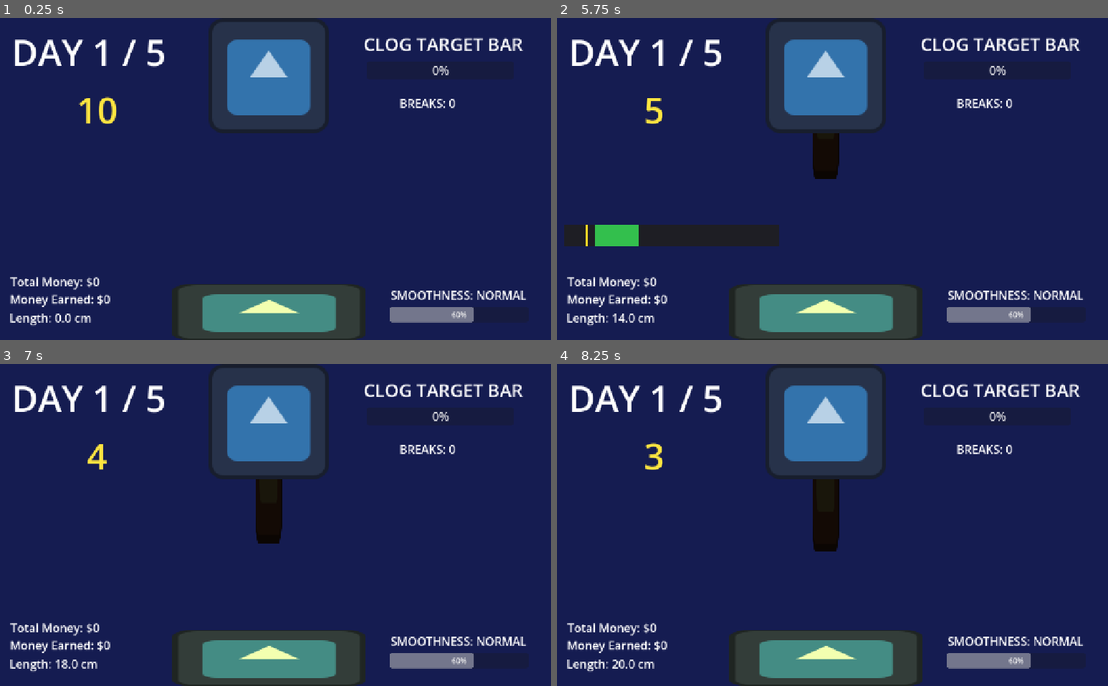
Above: before the commit, frames 1-4 (two rows, left to right).
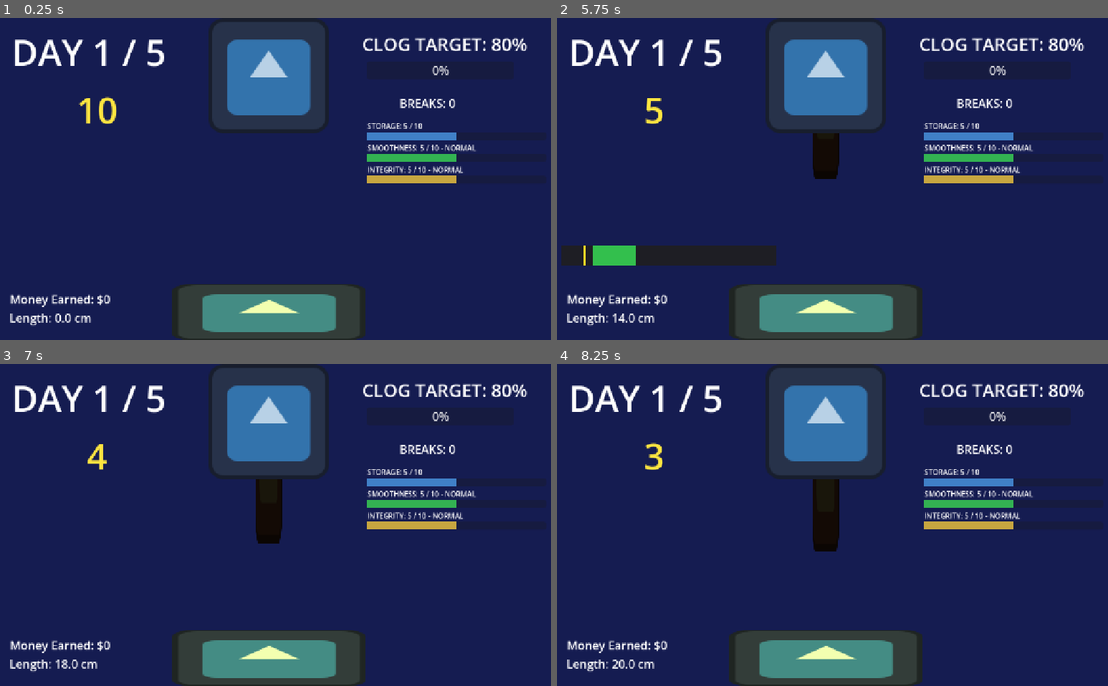
Above: after the commit, the same moments.

Repository: SaltedFishyy/GMTK-game-jam
Game: Godot game, scene res://scenes/toilet.tscn
The game is run twice, just before and just after one commit, with the same random seed, the same clock (stepped at 60 frames per second) and the same inputs. The engine's default icon, where the game draws it, is replaced by a stand-in: a white triangle on a blue panel in a dark square.
Inputs (mouse positions are in pixels of both pictures, inside the frame that each line leads up to):
- Up to frame 1 (0.25 s): no input
- Up to frame 2 (5.75 s): tap Enter at 0.5, 2, 4.25 s; move the mouse to (970, 162) at 0.52 s; click (970, 162) at 0.67 s; tap Space at 0.77, 1.25, 1.52, 3.02, 3.5, 3.77, 4.52, 5 s; move the mouse to (727, 195) at 1.27 s; click (727, 195) at 1.42 s; move the mouse to (898, 108) at 2.02 s; click (898, 108) at 2.17 s; move the mouse to (815, 243) at 2.77 s; click (815, 243) at 2.92 s; move the mouse to (1014, 227) at 3.52 s; click (1014, 227) at 3.67 s; move the mouse to (672, 130) at 4.27 s; click (672, 130) at 4.42 s; move the mouse to (871, 179) at 5.02 s; click (871, 179) at 5.17 s
- Up to frame 3 (7 s): move the mouse to (198, 444) at 5.77 s; click (198, 444) at 5.92 s; tap Space at 6.02, 6.77 s; move the mouse to (413, 508) at 6.52 s; click (413, 508) at 6.67 s
- Up to frame 4 (8.25 s): move the mouse to (727, 541) at 7.27 s; click (727, 541) at 7.42 s; tap Space at 7.52 s; move the mouse to (898, 454) at 8.02 s; click (898, 454) at 8.17 s

The runs differ from the first frame. In frame 1, 4.0% of the frame differs, in the area x 1-96%, y 6-95%; in frame 2, 8.8%, in the area x 0-96%, y 6-95%; in frame 3, 4.0%; in frame 4, 4.0%.

Commit message:
codes cleaned

Diff:
--- /dev/null
+++ b/gamejam/scenes/components/stats_hud.tscn
@@ -0,0 +1,91 @@
+[gd_scene load_steps=5 format=3]
+
+[ext_resource type="Script" path="res://scripts/components/stats_hud.gd" id="1_script"]
+
+[sub_resource type="StyleBoxFlat" id="StyleStorage"]
+bg_color = Color(0.25, 0.5, 0.78, 1)
+
+[sub_resource type="StyleBoxFlat" id="StyleSmoothness"]
+bg_color = Color(0.2, 0.7, 0.32, 1)
+
+[sub_resource type="StyleBoxFlat" id="StyleIntegrity"]
+bg_color = Color(0.78, 0.65, 0.25, 1)
+
+[node name="StatsHUD" type="Control"]
+custom_minimum_size = Vector2(400, 150)
+layout_mode = 3
+anchors_preset = 0
+offset_right = 400.0
+offset_bottom = 150.0
+mouse_filter = 2
+script = ExtResource("1_script")
+
+[node name="StatsContainer" type="VBoxContainer" parent="."]
+layout_mode = 1
+anchors_preset = 15
+anchor_right = 1.0
+anchor_bottom = 1.0
+grow_horizontal = 2
+grow_vertical = 2
+mouse_filter = 2
+theme_override_constants/separation = 6
+
+[node name="StorageGroup" type="VBoxContainer" parent="StatsContainer"]
+layout_mode = 2
+mouse_filter = 2
+theme_override_constants/separation = 2
+
+[node name="StorageLabel" type="Label" parent="StatsContainer/StorageGroup"]
+layout_mode = 2
+mouse_filter = 2
+theme_override_font_sizes/font_size = 16
+text = "STORAGE: 5 / 10"
+
+[node name="StorageBar" type="ProgressBar" parent="StatsContainer/StorageGroup"]
+custom_minimum_size = Vector2(0, 18)
+layout_mode = 2
+mouse_filter = 2
+max_value = 10.0
+value = 5.0
+show_percentage = false
+theme_override_styles/fill = SubResource("StyleStorage")
+
+[node name="SmoothnessGroup" type="VBoxContainer" parent="StatsContainer"]
+layout_mode = 2
+mouse_filter = 2
+theme_override_constants/separation = 2
+
+[node name="SmoothnessLabel" type="Label" parent="StatsContainer/SmoothnessGroup"]
+layout_mode = 2
+mouse_filter = 2
+theme_override_font_sizes/font_size = 16
+text = "SMOOTHNESS: 5 / 10 - NORMAL"
+
+[node name="SmoothnessBar" type="ProgressBar" parent="StatsContainer/SmoothnessGroup"]
+custom_minimum_size = Vector2(0, 18)
+layout_mode = 2
+mouse_filter = 2
+max_value = 10.0
+value = 5.0
+show_percentage = false
+theme_override_styles/fill = SubResource("StyleSmoothness")
+
+[node name="IntegrityGroup" type="VBoxContainer" parent="StatsContainer"]
+layout_mode = 2
+mouse_filter = 2
+theme_override_constants/separation = 2
+
+[node name="IntegrityLabel" type="Label" parent="StatsContainer/IntegrityGroup"]
+layout_mode = 2
+mouse_filter = 2
+theme_override_font_sizes/font_size = 16
+text = "INTEGRITY: 5 / 10 - NORMAL"
+
+[node name="IntegrityBar" type="ProgressBar" parent="StatsContainer/IntegrityGroup"]
+custom_minimum_size = Vector2(0, 18)
+layout_mode = 2
+mouse_filter = 2
+max_value = 10.0
+value = 5.0
+show_percentage = false
+theme_override_styles/fill = SubResource("StyleIntegrity")
--- a/gamejam/scenes/shop.tscn
+++ b/gamejam/scenes/shop.tscn
@@ -2,6 +2,7 @@
 
 [ext_resource type="Script" uid="uid://pt8lg13rh1c3" path="res://scripts/shop.gd" id="1_script"]
 [ext_resource type="Texture2D" uid="uid://bumh5if4xovdf" path="res://icon.svg" id="2_icon"]
+[ext_resource type="PackedScene" path="res://scenes/components/stats_hud.tscn" id="3_stats"]
 
 [node name="Shop" type="Control" unique_id=961482817]
 layout_mode = 3
@@ -118,6 +119,13 @@
 disabled = true
 text = "COMING SOON"
 
+[node name="StatsHUD" parent="." instance=ExtResource("3_stats")]
+layout_mode = 0
+offset_left = 550.0
+offset_top = 565.0
+offset_right = 950.0
+offset_bottom = 715.0
+
 [node name="NextDayButton" type="Button" parent="." unique_id=982280668]
 layout_mode = 0
 offset_left = 980.0
--- a/gamejam/scenes/toilet.tscn
+++ b/gamejam/scenes/toilet.tscn
@@ -3,6 +3,7 @@
 [ext_resource type="Script" uid="uid://b4nx4pyp6hjcl" path="res://scripts/toilet.gd" id="1_script"]
 [ext_resource type="Texture2D" uid="uid://bumh5if4xovdf" path="res://icon.svg" id="2_icon"]
 [ext_resource type="PackedScene" uid="uid://cnsex2x0g0mh8" path="res://scenes/components/qte_bar.tscn" id="3_qte"]
+[ext_resource type="PackedScene" path="res://scenes/components/stats_hud.tscn" id="4_stats"]
 
 [node name="Toilet" type="Node2D" unique_id=1523779622]
 script = ExtResource("1_script")
@@ -57,14 +58,6 @@
 theme_override_font_sizes/font_size = 26
 text = "Money Earned: $0"
 
-[node name="TotalMoneyLabel" type="Label" parent="." unique_id=740931299]
-offset_left = 23.0
-offset_top = 572.0
-offset_right = 221.0
-offset_bottom = 608.0
-theme_override_font_sizes/font_size = 26
-text = "Total Money: $0"
-
 [node name="DayLabel" type="Label" parent="." unique_id=549327707]
 offset_left = 26.0
 offset_top = 21.0
@@ -90,43 +83,43 @@
 offset_bottom = 137.0
 theme_override_font_sizes/font_size = 26
 
-[node name="SmoothnessBar" type="ProgressBar" parent="." unique_id=1401637541]
-offset_left = 870.0
-offset_top = 646.0
-offset_right = 1180.0
-offset_bottom = 681.0
-max_value = 10.0
-value = 5.0
-
-[node name="SmoothnessLabel" type="Label" parent="." unique_id=1729111167]
-offset_left = 869.0
-offset_top = 602.0
-offset_right = 1179.0
-offset_bottom = 638.0
-theme_override_font_sizes/font_size = 26
-text = "SMOOTHNESS: NORMAL"
-horizontal_alignment = 1
-
 [node name="BreakCountLabel" type="Label" parent="." unique_id=1093367737]
 offset_left = 800.0
 offset_top = 173.0
 offset_right = 1110.0
 offset_bottom = 209.0
 theme_override_font_sizes/font_size = 26
-text = "Test: BREAKS: 0"
+text = "BREAKS: 0"
 horizontal_alignment = 1
+
+[node name="StatsHUD" parent="." instance=ExtResource("4_stats")]
+offset_left = 820.0
+offset_top = 230.0
+offset_right = 1220.0
+offset_bottom = 380.0
 
 [node name="QTEBar" parent="." unique_id=307051169 instance=ExtResource("3_qte")]
 z_index = 2
-offset_left = 16.000002
-offset_top = 447.0
-offset_right = 640.0
-offset_bottom = 547.0
+offset_left = 10.0
+offset_top = 491.0
+offset_right = 634.0
+offset_bottom = 591.0
 scale = Vector2(0.8, 0.8)
-pointer_speed = 230.0
 
 [node name="QTEWaitTimer" type="Timer" parent="." unique_id=70344431]
 one_shot = true
+
+[node name="ResultLabel" type="Label" parent="."]
+visible = false
+z_index = 3
+offset_left = 350.0
+offset_top = 300.0
+offset_right = 830.0
+offset_bottom = 390.0
+theme_override_font_sizes/font_size = 30
+text = "NOT CLOGGED ENOUGH"
+horizontal_alignment = 1
+vertical_alignment = 1
 
 [node name="EnterShopButton" type="Button" parent="." unique_id=1862970975]
 visible = false
--- a/gamejam/scripts/components/qte_bar.gd
+++ b/gamejam/scripts/components/qte_bar.gd
@@ -99,11 +99,6 @@
 	_end_qte()
 
 
-# 安全设置指针速度，不暴露或操作组件内部节点。
-func configure_pointer_speed(speed: float) -> void:
-	configured_pointer_speed = maxf(speed, 0.0)
-
-
 # 让指针在判定条左右边界之间持续往返。
 func _process(delta: float) -> void:
 	if active_faded_display:
--- /dev/null
+++ b/gamejam/scripts/components/stats_hud.gd
@@ -0,0 +1,70 @@
+class_name StatsHUD
+extends Control
+
+@onready var storage_label: Label = $StatsContainer/StorageGroup/StorageLabel
+@onready var storage_bar: ProgressBar = $StatsContainer/StorageGroup/StorageBar
+@onready var smoothness_label: Label = $StatsContainer/SmoothnessGroup/SmoothnessLabel
+@onready var smoothness_bar: ProgressBar = $StatsContainer/SmoothnessGroup/SmoothnessBar
+@onready var integrity_label: Label = $StatsContainer/IntegrityGroup/IntegrityLabel
+@onready var integrity_bar: ProgressBar = $StatsContainer/IntegrityGroup/IntegrityBar
+
+
+# 初次显示PlayerStats，并监听之后的属性变化。
+func _ready() -> void:
+	PlayerStats.stats_changed.connect(_on_player_stats_changed)
+	_update_stats(
+		PlayerStats.storage_capacity,
+		PlayerStats.smoothness,
+		PlayerStats.integrity
+	)
+
+
+# 属性变化后立即刷新三组文字和进度条。
+func _on_player_stats_changed(
+	storage_capacity: int,
+	smoothness: int,
+	integrity: int
+) -> void:
+	_update_stats(storage_capacity, smoothness, integrity)
+
+
+# 将PlayerStats的当前值同步到占位状态栏。
+func _update_stats(
+	storage_capacity: int,
+	smoothness: int,
+	integrity: int
+) -> void:
+	var safe_storage: int = clampi(storage_capacity, 0, 10)
+	var safe_smoothness: int = clampi(smoothness, 0, 10)
+	var safe_integrity: int = clampi(integrity, 0, 10)
+
+	storage_bar.value = safe_storage
+	smoothness_bar.value = safe_smoothness
+	integrity_bar.value = safe_integrity
+	storage_label.text = "STORAGE: %d / 10" % safe_storage
+	smoothness_label.text = "SMOOTHNESS: %d / 10 - %s" % [
+		safe_smoothness,
+		_get_smoothness_status(safe_smoothness)
+	]
+	integrity_label.text = "INTEGRITY: %d / 10 - %s" % [
+		safe_integrity,
+		_get_integrity_status(safe_integrity)
+	]
+
+
+# 返回顺滑度对应的显示文字，不参与玩法规则。
+func _get_smoothness_status(value: int) -> String:
+	if value <= 4:
+		return "HARD"
+	if value <= 7:
+		return "NORMAL"
+	return "TOO LOOSE"
+
+
+# 返回完整度对应的显示文字，不参与玩法规则。
+func _get_integrity_status(value: int) -> String:
+	if value <= 4:
+		return "CRUMBLY"
+	if value <= 7:
+		return "NORMAL"
+	return "STEEL GIANT"
--- a/gamejam/scripts/poop.gd
+++ b/gamejam/scripts/poop.gd
@@ -3,7 +3,6 @@
 
 @export_range(0.1, 100.0, 0.1, "suffix:px/cm") var pixels_per_cm: float = 10.0
 
-@onready var top_marker: Marker2D = $TopMarker
 @onready var bottom_marker: Marker2D = $BottomMarker
 
 var initial_bottom_y: float = 0.0
--- a/gamejam/scripts/toilet.gd
+++ b/gamejam/scripts/toilet.gd
@@ -3,6 +3,7 @@
 const POOP_SCENE: PackedScene = preload("res://scenes/poop.tscn")
 const PoopScript = preload("res://scripts/poop.gd")
 const QTEBarScript = preload("res://scripts/components/qte_bar.gd")
+const QTERulesScript = preload("res://scripts/qte_rules.gd")
 const SHOP_SCENE_PATH: String = "res://scenes/shop.tscn"
 const STARTING_SECONDS: int = 10
 
@@ -12,25 +13,24 @@
 @export_range(0.1, 3.0, 0.1, "suffix:s") var max_charge_duration: float = 1.5
 @export_range(1.0, 300.0, 1.0, "suffix:px") var min_charge_push_distance: float = 40.0
 @export_range(1.0, 300.0, 1.0, "suffix:px") var max_charge_push_distance: float = 120.0
-@export_range(0.0, 10.0, 0.1) var smoothness: float = 6.0
 @export_range(0.1, 10.0, 0.1, "suffix:s") var hard_qte_min_interval: float = 1.0
 @export_range(0.1, 10.0, 0.1, "suffix:s") var hard_qte_max_interval: float = 3.0
 @export_range(0.1, 10.0, 0.1, "suffix:s") var normal_qte_min_interval: float = 2.0
 @export_range(0.1, 10.0, 0.1, "suffix:s") var normal_qte_max_interval: float = 5.0
 @export_range(10.0, 1200.0, 10.0, "suffix:px/s") var normal_qte_pointer_speed: float = 400.0
 @export_range(1.0, 3.0, 0.1) var loose_qte_speed_multiplier: float = 1.5
+@export_range(1.0, 3.0, 0.1) var high_integrity_target_width_multiplier: float = 1.5
 
 @onready var countdown_label: Label = $CountdownLabel
 @onready var length_label: Label = $LengthLabel
 @onready var money_earned_label: Label = $MoneyEarnedLabel
-@onready var total_money_label: Label = $TotalMoneyLabel
 @onready var day_label: Label = $DayLabel
+@onready var clog_target_label: Label = $ClogTargetLabel
 @onready var clog_progress_bar: ProgressBar = $ClogProgressBar
-@onready var smoothness_bar: ProgressBar = $SmoothnessBar
-@onready var smoothness_label: Label = $SmoothnessLabel
 @onready var break_count_label: Label = $BreakCountLabel
 @onready var qte_bar: QTEBarScript = $QTEBar
 @onready var qte_wait_timer: Timer = $QTEWaitTimer
+@onready var result_label: Label = $ResultLabel
 @onready var enter_shop_button: Button = $EnterShopButton
 @onready var countdown_timer: Timer = $CountdownTimer
 @onready var poop_spawn_marker: Marker2D = $PoopSpawnMarker
@@ -50,6 +50,8 @@
 var session_start_clog: float = 0.0
 var session_clog_gain: float = 0.0
 var break_count: int = 0
+var current_qte_is_double: bool = false
+var has_completed_double_qte: bool = false
 var qte_random_number_generator: RandomNumberGenerator = RandomNumberGenerator.new()
 var poop_instance: PoopScript
 
@@ -62,9 +64,8 @@
 	_update_countdown_label()
 	_spawn_poop()
 	_update_length_label()
-	_update_money_labels()
+	_update_money_earned_label()
 	_update_game_progress_ui()
-	_update_smoothness_ui()
 	_update_break_count_label()
 
 
@@ -100,7 +101,6 @@
 
 	_update_length_label()
 	_update_clog_preview()
-	_update_smoothness_ui()
 
 	if is_round_ending and not poop_instance.is_moving():
 		_finish_round()
@@ -120,11 +120,23 @@
 	if not _can_run_qte():
 		return
 
-	var pointer_speed: float = normal_qte_pointer_speed
-	if smoothness >= 8.0:
-		pointer_speed *= loose_qte_speed_multiplier
-
-	qte_bar.configure_pointer_speed(pointer_speed)
+	var smoothness: int = PlayerStats.smoothness
+	var integrity: int = PlayerStats.integrity
+	var required_successes: int = QTERulesScript.get_required_successes(integrity)
+	current_qte_is_double = required_successes > 1
+	qte_bar.configure_qte(
+		QTERulesScript.get_pointer_speed(
+			smoothness,
+			normal_qte_pointer_speed,
+			loose_qte_speed_multiplier
+		),
+		QTERulesScript.get_target_width_multiplier(
+			integrity,
+			high_integrity_target_width_multiplier
+		),
+		required_successes,
+		QTERulesScript.uses_faded_display(integrity)
+	)
 	qte_bar.start_qte()
 
 
@@ -133,6 +145,9 @@
 	if not _can_run_qte():
 		return
 
+	if current_qte_is_double:
+		has_completed_double_qte = true
+	current_qte_is_double = false
 	_schedule_next_qte()
 
 
@@ -142,6 +157,7 @@
 		return
 
 	break_count += 1
+	current_qte_is_double = false
 	_update_break_count_label()
 	_schedule_next_qte()
 
@@ -215,19 +231,6 @@
 	)
 
 
-# 更新顺滑度数值与当前状态文字。
-func _update_smoothness_ui() -> void:
-	smoothness = clampf(smoothness, 0.0, 10.0)
-	smoothness_bar.value = smoothness
-
-	if smoothness <= 4.0:
-		smoothness_label.text = "SMOOTHNESS: HARD"
-	elif smoothness <= 7.0:
-		smoothness_label.text = "SMOOTHNESS: NORMAL"
-	else:
-		smoothness_label.text = "SMOOTHNESS: TOO LOOSE"
-
-
 # 更新本轮夹断次数文字。
 func _update_break_count_label() -> void:
 	break_count_label.text = "BREAKS: %d" % break_count
@@ -249,11 +252,15 @@
 	if not _can_run_qte():
 		return
 
-	var minimum_interval: float = normal_qte_min_interval
-	var maximum_interval: float = normal_qte_max_interval
-	if smoothness <= 4.0:
-		minimum_interval = hard_qte_min_interval
-		maximum_interval = hard_qte_max_interval
+	var wait_interval: Vector2 = QTERulesScript.get_wait_interval(
+		PlayerStats.smoothness,
+		hard_qte_min_interval,
+		hard_qte_max_interval,
+		normal_qte_min_interval,
+		normal_qte_max_interval
+	)
+	var minimum_interval: float = wait_interval.x
+	var maximum_interval: float = wait_interval.y
 
 	var safe_minimum: float = minf(minimum_interval, maximum_interval)
 	var safe_maximum: float = maxf(minimum_interval, maximum_interval)
@@ -269,6 +276,7 @@
 func _stop_qte_cycle() -> void:
 	qte_wait_timer.stop()
 	qte_bar.cancel_qte()
+	current_qte_is_double = false
 
 
 # 倒计时归零时自动释放当前操作，并禁止开始新输入。
@@ -313,6 +321,7 @@
 		/ GameState.MAX_CLOG_PROGRESS
 		* 100.0
 	)
+	clog_target_label.text = "CLOG TARGET: %d%%" % target_percent
 	clog_progress_bar.max_value = GameState.MAX_CLOG_PROGRESS
 	_update_clog_preview()
 
@@ -347,10 +356,9 @@
 	)
 
 
-# 更新本轮获得金钱和当前总金钱的文字。
-func _update_money_labels() -> void:
+# 更新厕所中本轮实际获得金钱的文字。
+func _update_money_earned_label() -> void:
 	money_earned_label.text = "Money Earned: $%d" % money_earned
-	total_money_label.text = "Total Money: $%d" % Economy.total_money
 
 
 # 使用最终原始数据完成一次且仅一次的堵塞与金钱结算。
@@ -365,8 +373,12 @@
 		0.0
 	)
 	GameState.add_clog_progress(session_clog_gain)
-	money_earned = Economy.add_poop_value(final_length_cm, break_count)
-	_update_money_labels()
+	money_earned = Economy.add_poop_value(
+		final_length_cm,
+		PlayerStats.integrity,
+		has_completed_double_qte
+	)
+	_update_money_earned_label()
 	_update_clog_preview()
 
 
@@ -384,8 +396,11 @@
 		enter_shop_button.show()
 		return
 
-
-
+	if GameState.is_clog_target_reached():
+		result_label.text = "TOILET CLOGGED!\nTARGET REACHED"
+	else:
+		result_label.text = "NOT CLOGGED ENOUGH"
+	result_label.show()
 
 # 最后一次移动完成后统一结算，并显示商店入口或第5天结果。
 func _finish_round() -> void:
Not shown, added: gamejam/scripts/components/stats_hud.gd.uid
Not shown, changed: 机制.md
